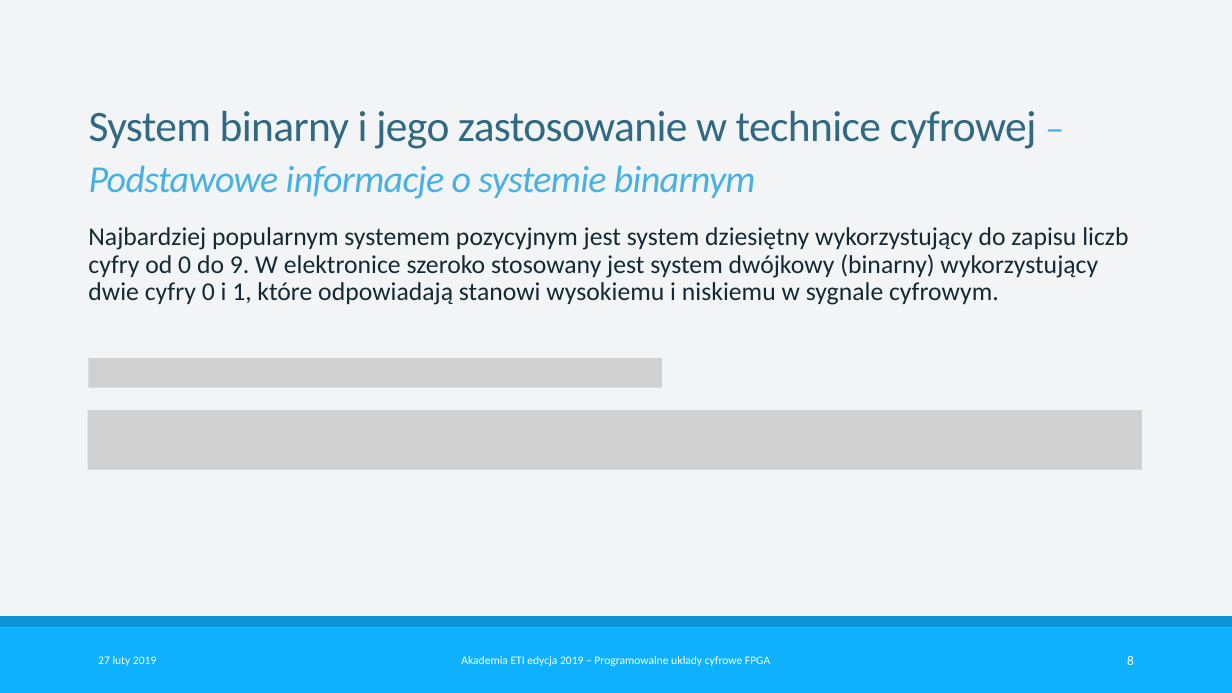
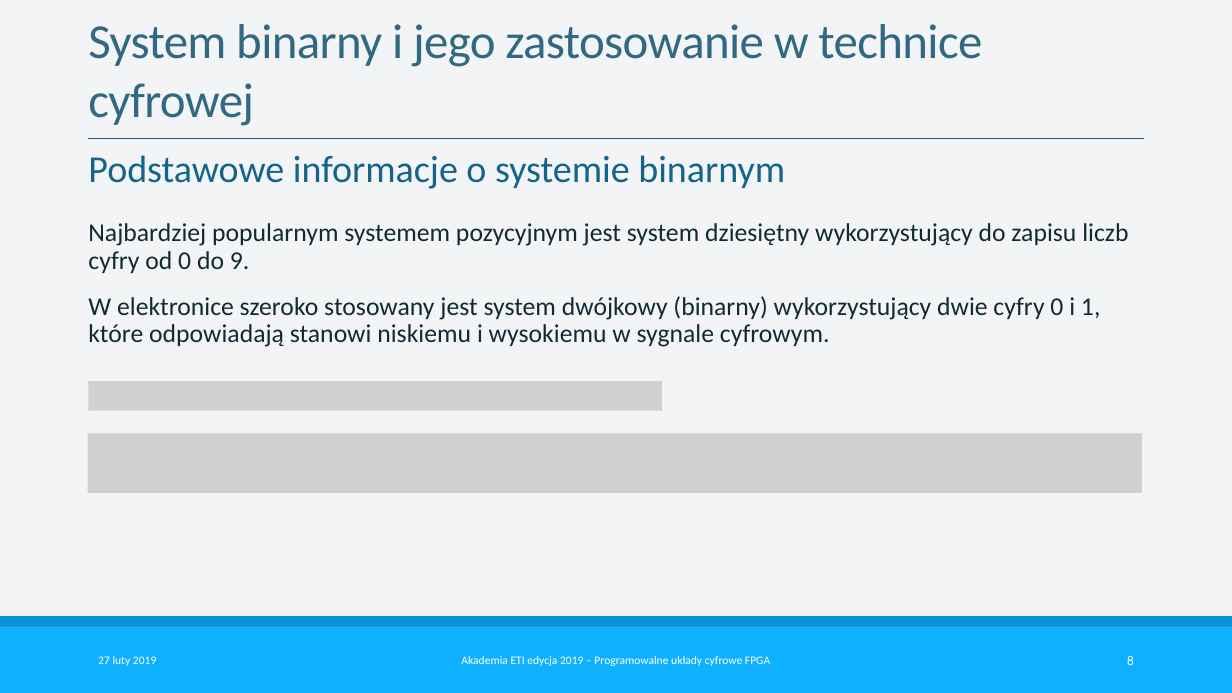
Before and after one commit to SKNCHIP/AkademiaETI_2019, a slide deck: slide 8 of Prezentacja/Prezentacja.pptx. Drawn at 1232x693 pixels with LibreOffice and Linux fonts; fonts in the diff are those of the drawing; grey boxes stand for pictures. Boxes give left, top, right and bottom in pixels: in the first picture for what was removed or moved away, otherwise in the second. Text is boxed around its words. In the diff, an @@ line names an element or a change of style, - is before the commit and + after.

```diff
--- a/Prezentacja/Prezentacja.pptx
+++ b/Prezentacja/Prezentacja.pptx
@@ title at [88,24,982,126]: text changed; size 32 to 36 pt @@
-System binarny i jego zastosowanie w technice cyfrowej – Podstawowe informacje o systemie binarnym
+System binarny i jego zastosowanie w technice cyfrowej
@@ line added from (88, 139) to (1143, 139), #15648A 1 pt @@
@@ text added at [88,155,785,189], 28 pt, text #15648A @@
+Podstawowe informacje o systemie binarnym
@@ text at [88,223,1128,347]: text changed @@
-Najbardziej popularnym systemem pozycyjnym jest system dziesiętny wykorzystujący do zapisu liczb cyfry od 0 do 9. W elektronice szeroko stosowany jest system dwójkowy (binarny) wykorzystujący dwie cyfry 0 i 1, które odpowiadają stanowi wysokiemu i niskiemu w sygnale cyfrowym.
+Najbardziej popularnym systemem pozycyjnym jest system dziesiętny wykorzystujący do zapisu liczb cyfry od 0 do 9.
+W elektronice szeroko stosowany jest system dwójkowy (binarny) wykorzystujący dwie cyfry 0 i 1, które odpowiadają stanowi niskiemu i wysokiemu w sygnale cyfrowym.
@@ picture removed at [88,358,662,387] @@
@@ picture added at [88,381,662,411] @@
@@ picture: place and size @@
-picture at [88,410,1142,469]
+picture at [88,433,1142,493]
```
Also in this commit, not shown: 12 other slides changed, 1 slide added, 1 slide removed, 1 other file.
